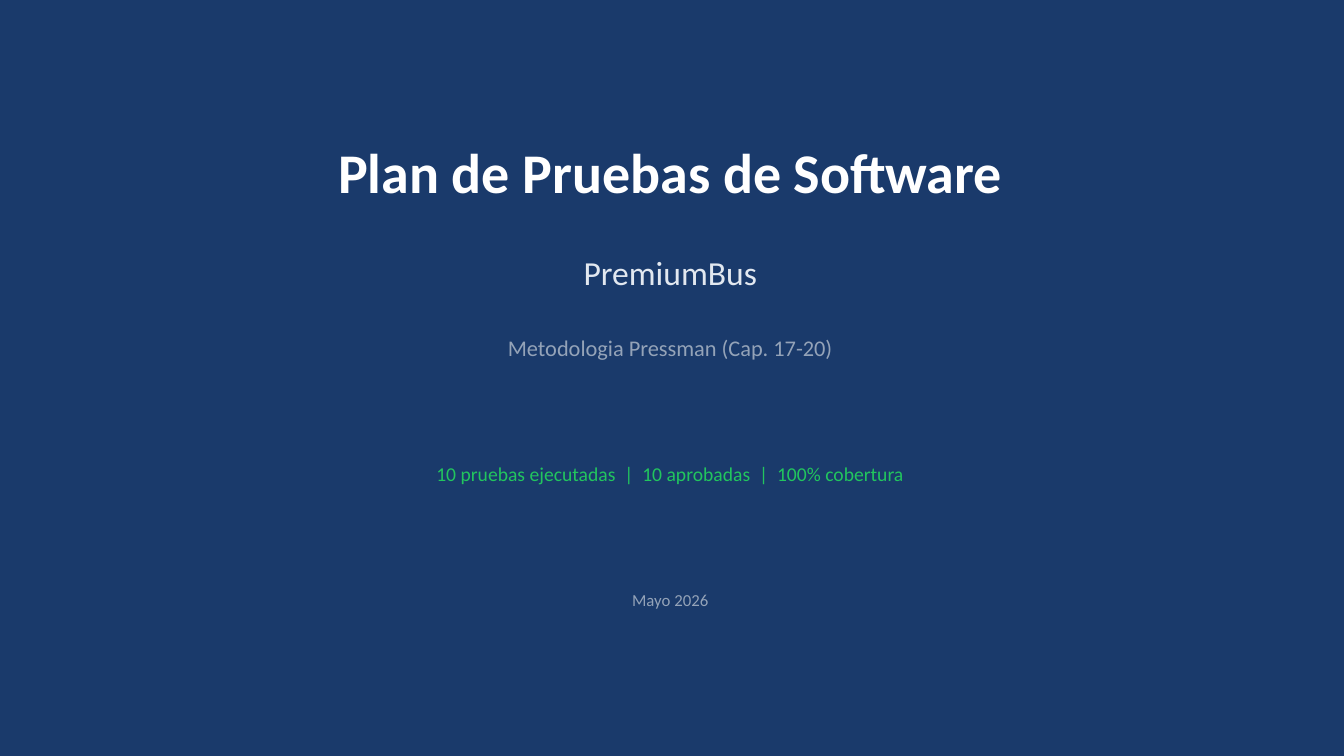
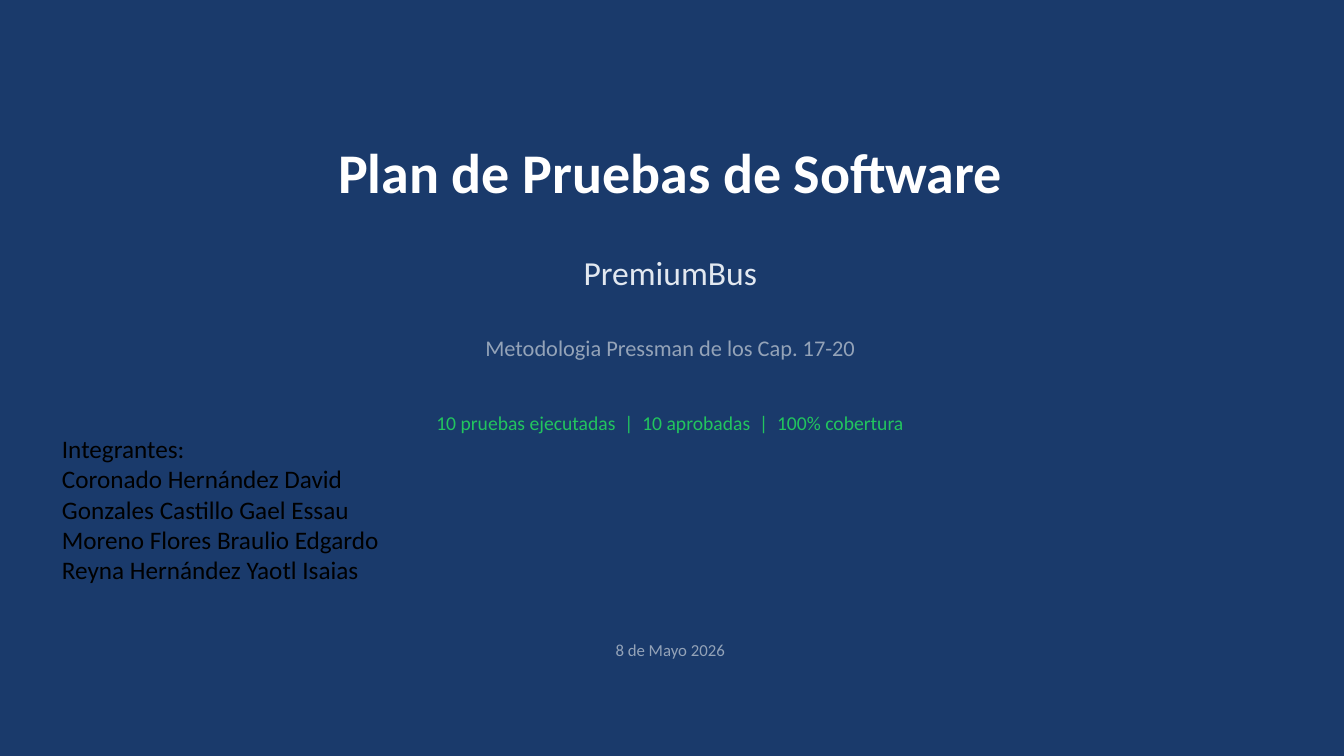
Before and after one commit to soundblaster12/premiumbus, a slide deck: slide 1 of pruebas/Presentacion_Pruebas_PremiumBus.pptx. Drawn at 1344x756 pixels with LibreOffice and Linux fonts; fonts in the diff are those of the drawing. Boxes give left, top, right and bottom in pixels: in the first picture for what was removed or moved away, otherwise in the second. Text is boxed around its words. In the diff, an @@ line names an element or a change of style, - is before the commit and + after.

```diff
--- a/pruebas/Presentacion_Pruebas_PremiumBus.pptx
+++ b/pruebas/Presentacion_Pruebas_PremiumBus.pptx
@@ text at bbox=[485, 340, 855, 360]: text changed @@
-Metodologia Pressman (Cap. 17-20)
+Metodologia Pressman de los Cap. 17-20
@@ text "10 pruebas ejecutadas | 10 ...": place and size @@
-text "10 pruebas ejecutadas | 10 ..." at bbox=[436, 467, 903, 485]
+text "10 pruebas ejecutadas | 10 ..." at bbox=[436, 416, 903, 434]
@@ text added at bbox=[62, 442, 379, 583], 18 pt, text #000000 @@
+Integrantes:
+Coronado Hernández David
+Gonzales Castillo Gael Essau
+Moreno Flores Braulio Edgardo
+Reyna Hernández Yaotl Isaias
@@ text at bbox=[616, 644, 725, 659]: text changed @@
-Mayo 2026
+8 de Mayo 2026
```
Also in this commit, not shown: 4 other slides changed, 7 other files.
